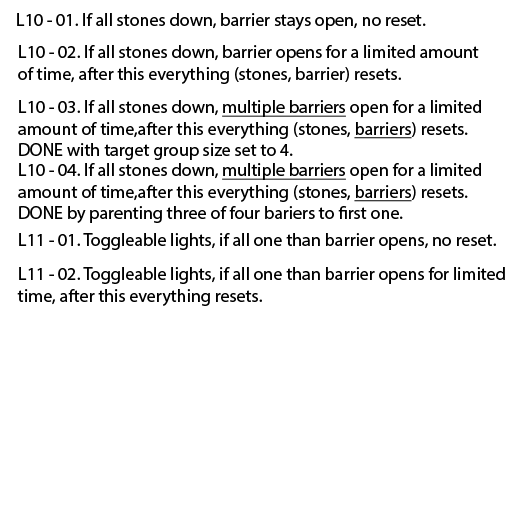
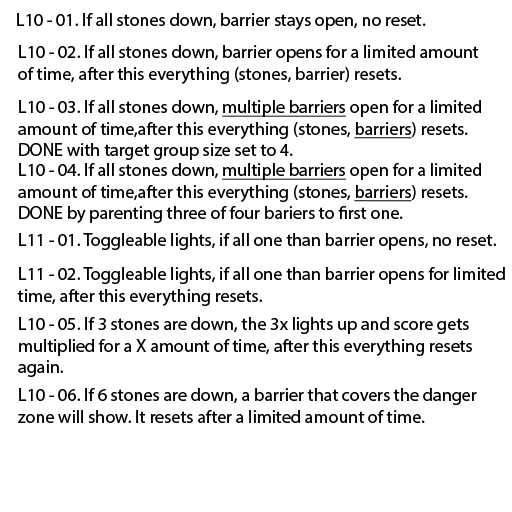
Before/after of a 512 x 512 layered artwork. What changed in the layer stack:
added layer "L10 - 06. If 6 stones are down, a barrier that covers the dange" above "L10 - 05. If 3 stones are down, the 3x lights up and score gets" over <box>18,388,477,423</box>
added layer "L10 - 05. If 3 stones are down, the 3x lights up and score gets" above "L10 - 04. If all stones down, multiple barriers open for a limi" over <box>18,317,472,377</box>
